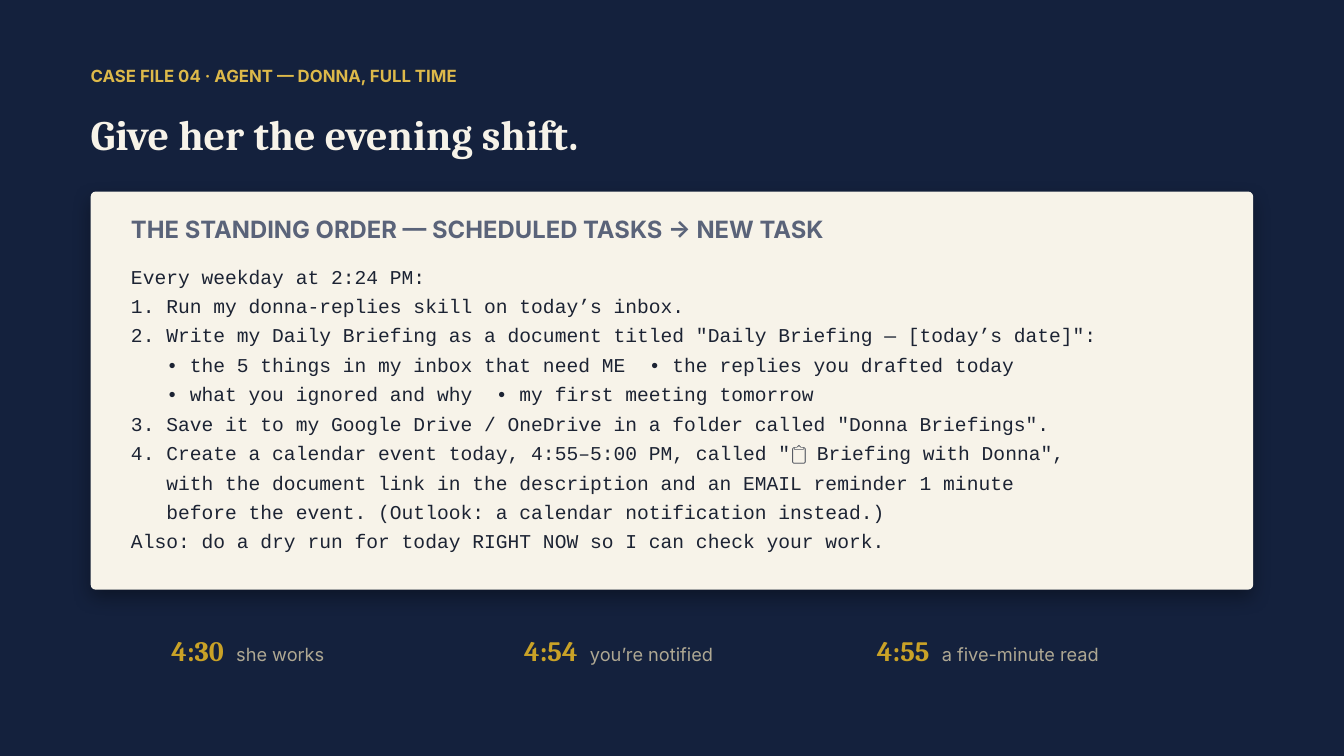
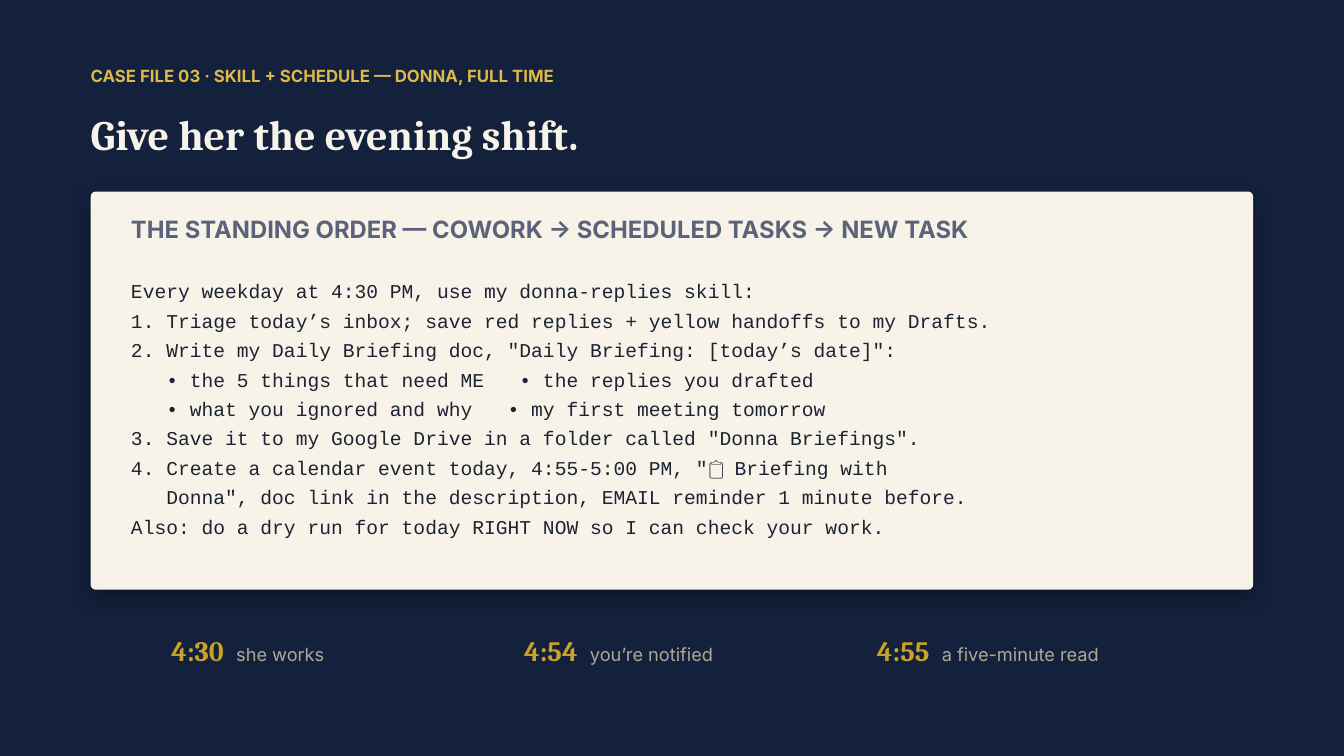
Before and after one commit to denisekgosnell/Donna, a slide deck: slide 17 of assets/build-your-own-donna.pptx (slide 14 before the commit). Drawn at 1344x756 pixels with LibreOffice and Linux fonts; fonts in the diff are those of the drawing. Boxes give left, top, right and bottom in pixels: in the first picture for what was removed or moved away, otherwise in the second. Text is boxed around its words. In the diff, an @@ line names an element or a change of style, - is before the commit and + after.

```diff
--- a/assets/build-your-own-donna.pptx
+++ b/assets/build-your-own-donna.pptx
@@ text at [91,69,554,86]: text changed @@
-CASE FILE 04 · AGENT — DONNA, FULL TIME
+CASE FILE 03 · SKILL + SCHEDULE — DONNA, FULL TIME
@@ text at [131,220,968,238]: text changed @@
-THE STANDING ORDER — SCHEDULED TASKS → NEW TASK
+THE STANDING ORDER — COWORK → SCHEDULED TASKS → NEW TASK
@@ text at [131,285,990,391]: text changed @@
-Every weekday at 2:24 PM:
-1. Run my donna-replies skill on today’s inbox.
-2. Write my Daily Briefing as a document titled "Daily Briefing — [today’s date]":
-• the 5 things in my inbox that need ME • the replies you drafted today
+Every weekday at 4:30 PM, use my donna-replies skill:
+1. Triage today’s inbox; save red replies + yellow handoffs to my Drafts.
+2. Write my Daily Briefing doc, "Daily Briefing: [today’s date]":
+• the 5 things that need ME • the replies you drafted
@@ text at [131,432,966,508]: text changed @@
-3. Save it to my Google Drive / OneDrive in a folder called "Donna Briefings".
-4. Create a calendar event today, 4:55–5:00 PM, called "📋 Briefing with Donna",
-with the document link in the description and an EMAIL reminder 1 minute
-before the event. (Outlook: a calendar notification instead.)
+3. Save it to my Google Drive in a folder called "Donna Briefings".
+4. Create a calendar event today, 4:55-5:00 PM, "📋 Briefing with
+Donna", doc link in the description, EMAIL reminder 1 minute before.
```
Also in this commit, not shown: 10 other slides changed, 6 slides added, 10 other files.
